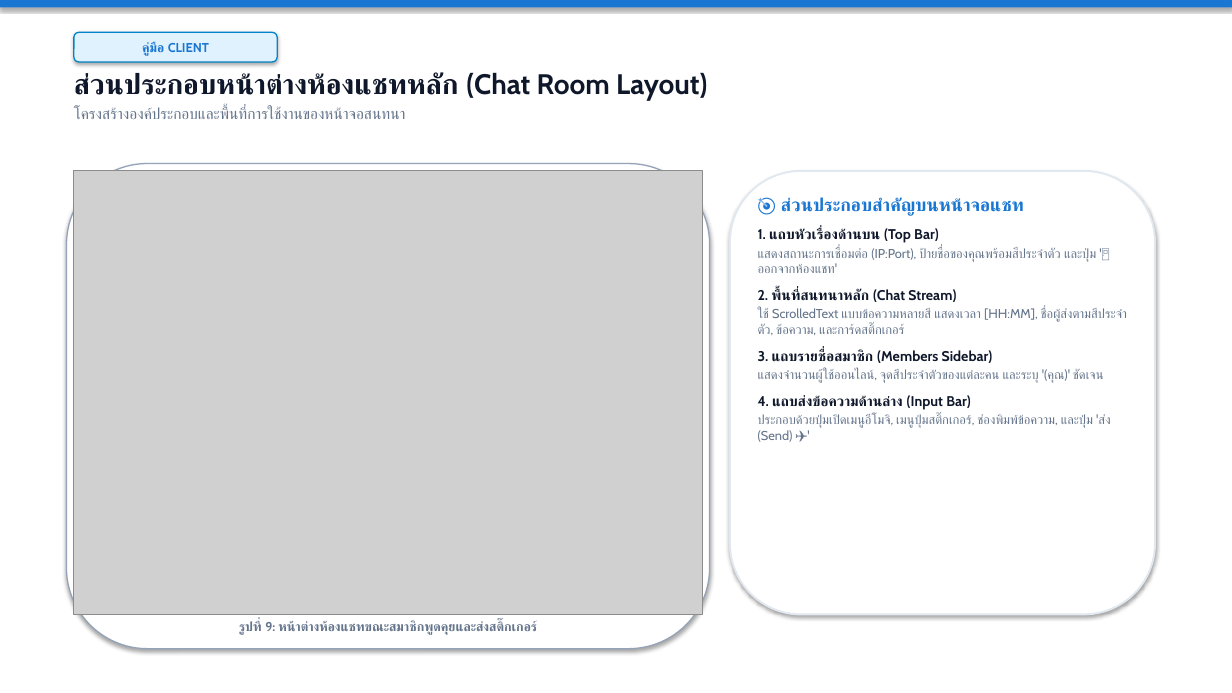
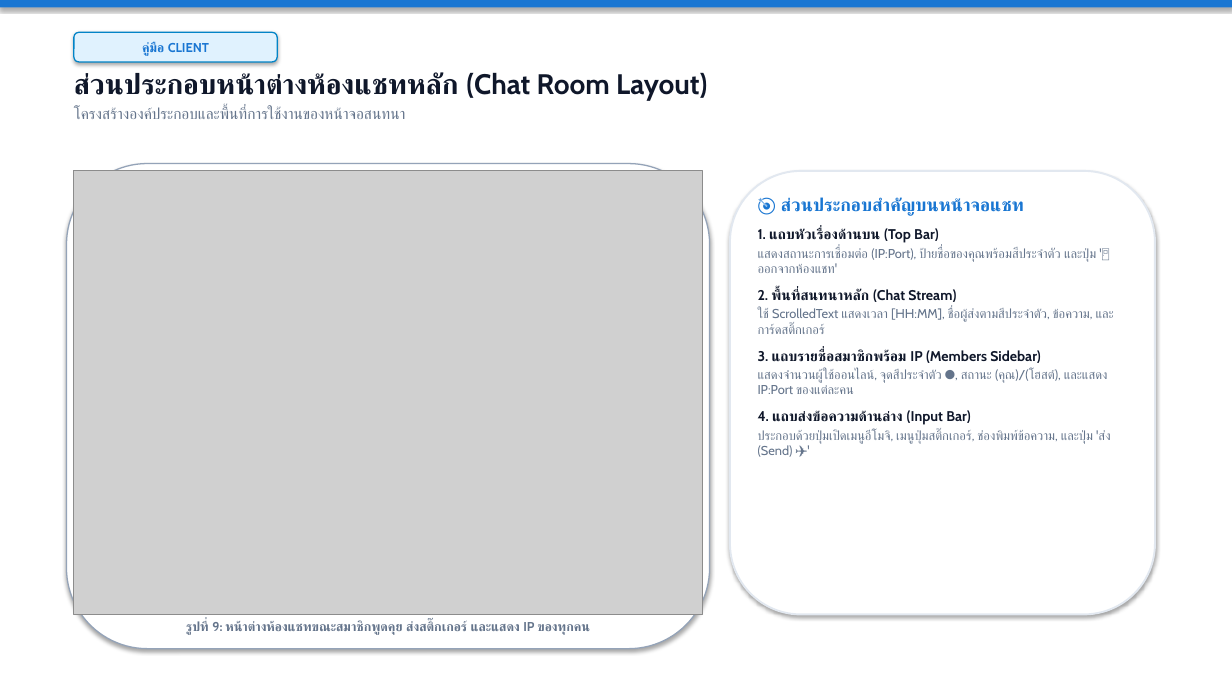
Before and after one commit to jetsada117/network-chat-project, a slide deck: slide 6 of Chat_Application_Manual.pptx (slide 9 before the commit). Drawn at 1232x693 pixels with LibreOffice and Linux fonts; fonts in the diff are those of the drawing; grey boxes stand for pictures. Boxes give left, top, right and bottom in pixels: in the first picture for what was removed or moved away, otherwise in the second. Text is boxed around its words. In the diff, an @@ line names an element or a change of style, - is before the commit and + after.

```diff
--- a/Chat_Application_Manual.pptx
+++ b/Chat_Application_Manual.pptx
@@ text at [758, 308, 1108, 394]: text changed @@
-ใช้ ScrolledText แบบข้อความหลายสี แสดงเวลา [HH:MM], ชื่อผู้ส่งตามสีประจำตัว, ข้อความ, และการ์ดสติ๊กเกอร์
-3. แถบรายชื่อสมาชิก (Members Sidebar)
-แสดงจำนวนผู้ใช้ออนไลน์, จุดสีประจำตัวของแต่ละคน และระบุ '(คุณ)' ชัดเจน
+ใช้ ScrolledText แสดงเวลา [HH:MM], ชื่อผู้ส่งตามสีประจำตัว, ข้อความ, และการ์ดสติ๊กเกอร์
+3. แถบรายชื่อสมาชิกพร้อม IP (Members Sidebar)
+แสดงจำนวนผู้ใช้ออนไลน์, จุดสีประจำตัว ●, สถานะ (คุณ)/(โฮสต์), และแสดง IP:Port ของแต่ละคน
@@ text at [186, 620, 589, 634]: text changed @@
-รูปที่ 9: หน้าต่างห้องแชทขณะสมาชิกพูดคุยและส่งสติ๊กเกอร์
+รูปที่ 9: หน้าต่างห้องแชทขณะสมาชิกพูดคุย ส่งสติ๊กเกอร์ และแสดง IP ของทุกคน
```
Also in this commit, not shown: 8 other slides changed, 5 slides removed, 22 other files.
